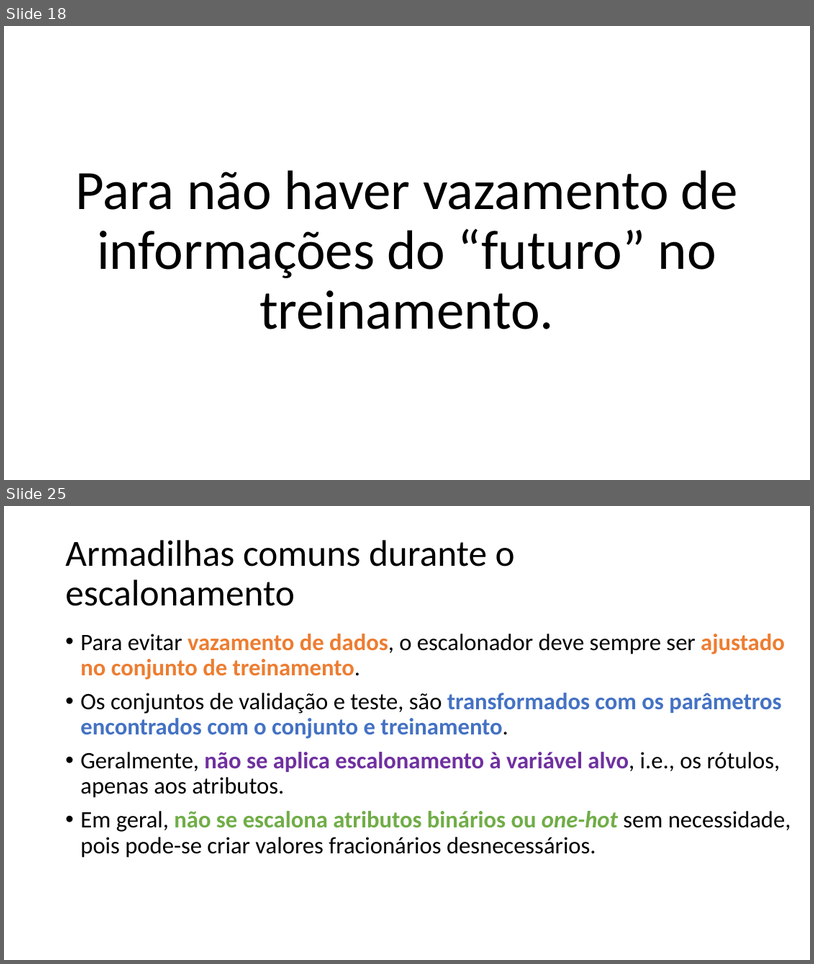
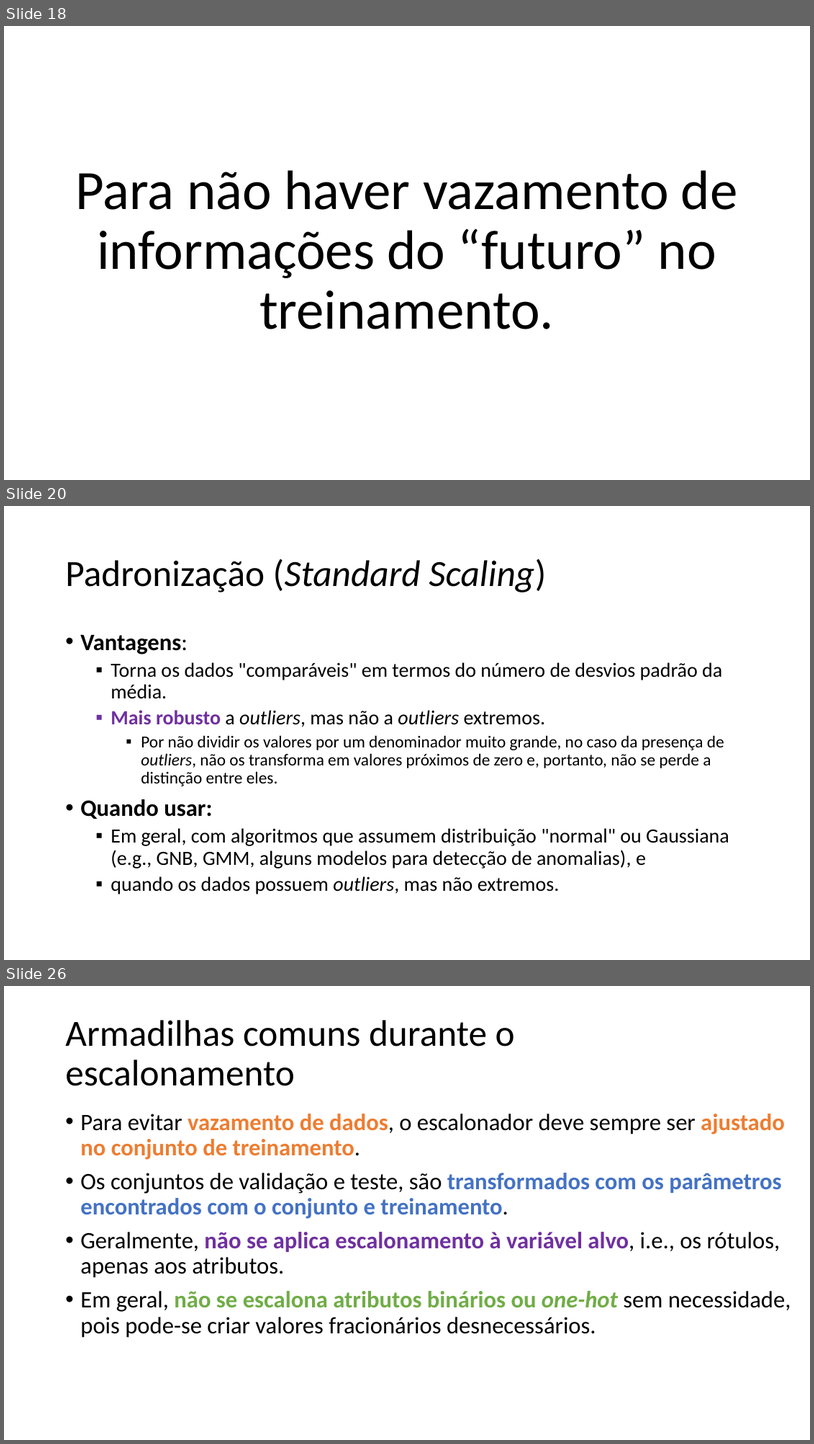
Before and after one commit to zz4fap/c24_inteligencia_artificial, a slide deck: slides/C24_Transformações.pptx. Shown one above the other, each under a label of ours: slides 18 and 25 before the commit, slides 18, 20 and 26 after it; the slides between them are not shown. The pictures are 814x964 and 814x1444 pixels, drawn with LibreOffice and Linux fonts; fonts in the diff are those of the drawing. Boxes give left, top, right and bottom in pixels: in the first picture for what was removed or moved away, otherwise in the second. Text is boxed around its words. In the diff, an @@ line names an element or a change of style, - is before the commit and + after.

```diff
--- a/slides/C24_Transformações.pptx
+++ b/slides/C24_Transformações.pptx
@@ slide 20 added at <box>4,506,810,960</box>, background #FFFFFF @@
@@ title added at <box>65,559,546,592</box>, 44 pt, text #000000, italic @@
+Padronização (Standard Scaling)
@@ text added at <box>80,634,730,894</box>, 24 pt, text #000000 @@
+• Vantagens:
+  ▪ Torna os dados "comparáveis" em termos do número de desvios padrão da média.
+  ▪ Mais robusto a outliers, mas não a outliers extremos.
+    ▪ Por não dividir os valores por um denominador muito grande, no caso da presença de outliers, não os transforma em valores próximos de zero e, portanto, não se perde a distinção entre eles.
+• Quando usar:
+  ▪ Em geral, com algoritmos que assumem distribuição "normal" ou Gaussiana (e.g., GNB, GMM, alguns modelos para detecção de anomalias), e
+  ▪ quando os dados possuem outliers, mas não extremos.
@@ what was slide 25 is now slide 26 @@
```
Also in this commit, not shown: 7 slides changed, 2 other files.
